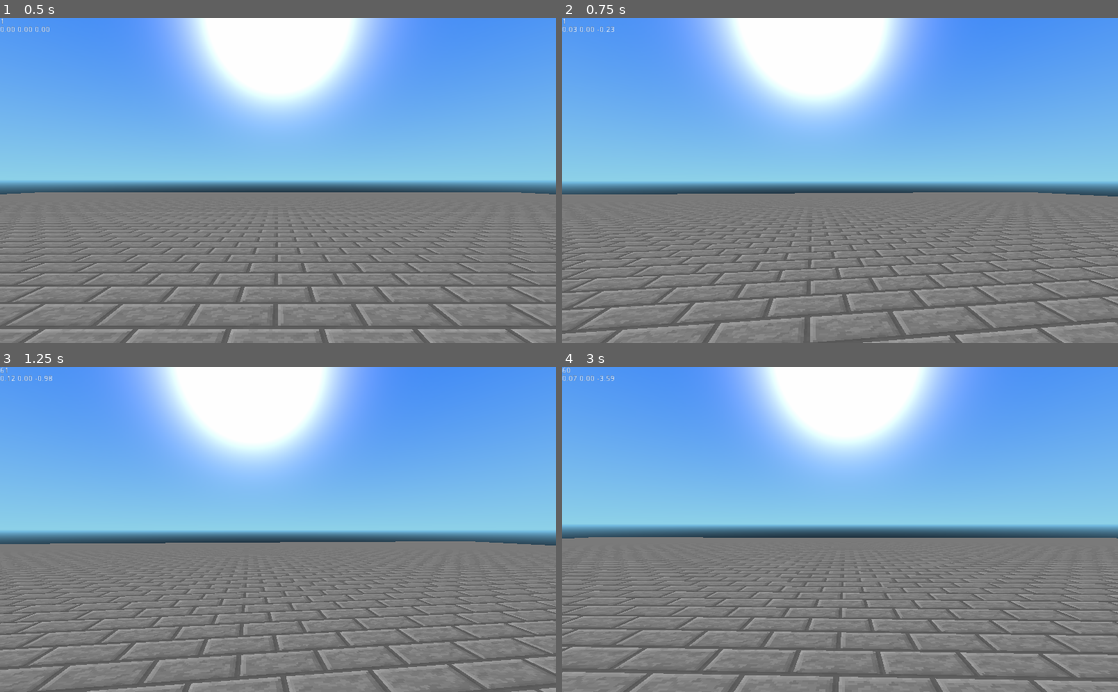
Above: before the commit, frames 1-4 (two rows, left to right).
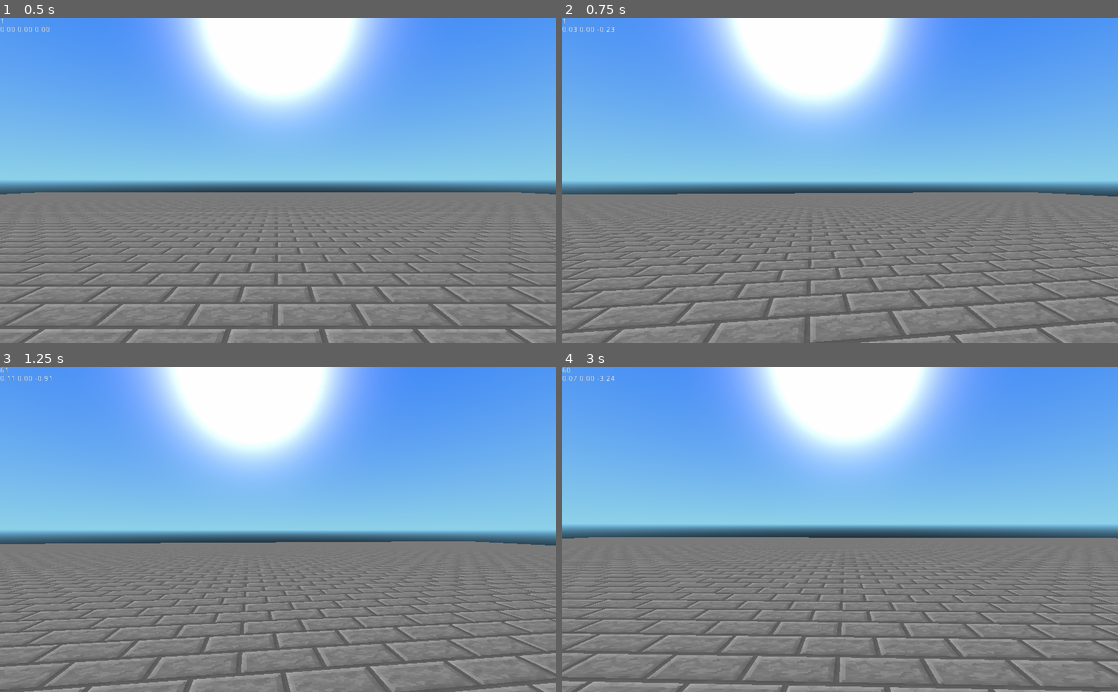
Above: after the commit, the same moments.

Repository: ewewukek/godot-fps
Game: Godot game, scene res://Main.tscn
Same seed, same stepped clock (60 frames per second), same inputs: the game is played once before the commit and once after it.
Inputs (mouse positions are in pixels of both pictures, inside the frame that each line leads up to):
- Up to frame 1 (0.5 s): no input
- Up to frame 2 (0.75 s): tap Enter at 0.5 s; move the mouse to (867, 180) at 0.52 s; hold W (move_forward) from 0.53 s (still down)
- Up to frame 3 (1.25 s): keep holding W (move_forward)
- Up to frame 4 (3 s): keep holding W (move_forward); move the mouse to (812, 529) at 1.27 s; move the mouse to (851, 523) at 2.02 s; move the mouse to (834, 536) at 2.77 s

Frame 1 is identical in both runs. In frame 2, 0.3% of the frame differs, in the area x 0-100%, y 60-100%; in frame 3, 7.4%; in frame 4, 17%, in the area x 0-100%, y 2-100%.

Commit message:
set physics_fps to 30

Diff:
--- a/project.godot
+++ b/project.godot
@@ -25,6 +25,10 @@
 move_right=[ Object(InputEventKey,"resource_local_to_scene":false,"resource_name":"","device":0,"alt":false,"shift":false,"control":false,"meta":false,"command":false,"pressed":false,"scancode":68,"unicode":0,"echo":false,"script":null)
  ]
 
+[physics]
+
+common/physics_fps=30
+
 [rendering]
 
 environment/default_environment="res://default_env.tres"
